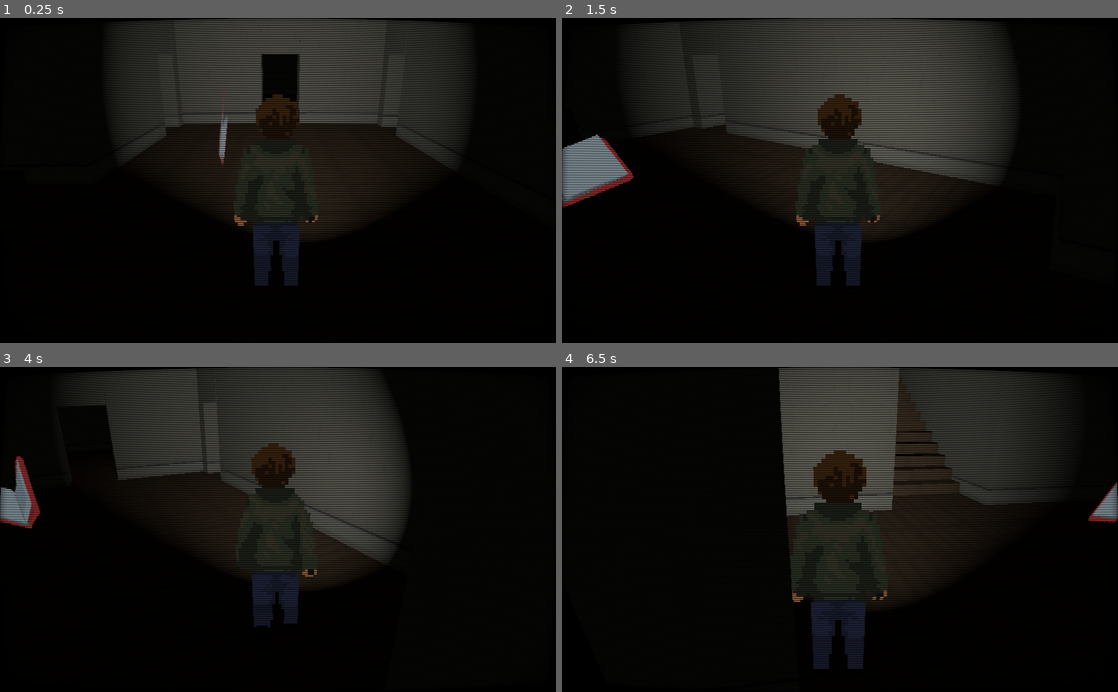
Above: before the commit, frames 1-4 (two rows, left to right).
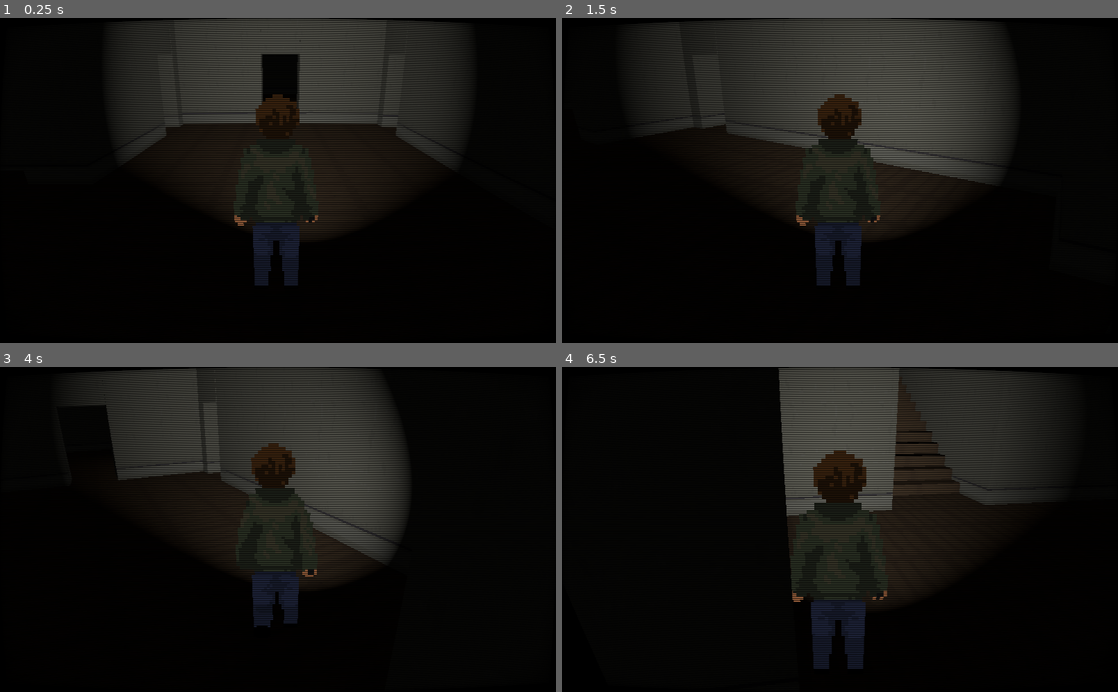
Above: after the commit, the same moments.

Repository: Rumari/GGJ-2021
Game: Godot game, scene res://levels/exploration/exploration.tscn
The game is run twice, just before and just after one commit, with the same random seed, the same clock (stepped at 60 frames per second) and the same inputs.
Inputs:
- Up to frame 1 (0.25 s): no input
- Up to frame 2 (1.5 s): tap Enter (confirm) at 0.5 s; hold D (right) 0.53-1.28 s; hold Enter (confirm) 0.53-1.28 s; hold A (left) from 1.28 s (still down); tap S (behind) at 1.35 s
- Up to frame 3 (4 s): tap Enter (confirm) at 1.55, 2.85, 3.8 s; release A (left) at 2.03 s; hold D (right) 2.03-2.78 s; hold Enter (confirm) 2.03-2.78 s; hold W (forward) 2.78-3.53 s; hold A (left) from 3.53 s (still down); hold S (behind) from 3.53 s (still down)
- Up to frame 4 (6.5 s): release S (behind) at 4.28 s; tap Enter (confirm) at 4.35, 6.05 s; hold Enter (confirm) 5.03-5.78 s; release A (left) at 5.78 s; hold D (right) from 5.78 s (still down); tap S (behind) at 5.85 s

The runs differ from the first frame. In frame 1, 0.1% of the frame differs, in the area x 39-41%, y 22-46%; in frame 2, 1.7%, in the area x 0-13%, y 35-59%; in frame 3, 0.9%; in frame 4, 0.3%.

Commit message:
Added more memories and door interaction

Diff:
--- a/Global.gd
+++ b/Global.gd
@@ -2,12 +2,13 @@
 
 var current_scene = null
 var old_scene = null
+var level = 0
+
 onready var root = get_tree().get_root()
 
 var destroy_on_load = []
 
 func _ready():
-
 	current_scene = root.get_child(root.get_child_count() - 1)
 
 func goto_scene_from_path(path):
@@ -37,3 +38,4 @@
 
 	for np in destroy_on_load:
 		get_node(np).queue_free()
+	destroy_on_load.clear()
--- a/levels/exploration/exploration.gd
+++ b/levels/exploration/exploration.gd
@@ -1,22 +1,30 @@
 extends Spatial
 
+const Text = preload("res://levels/text.tscn")
 
-# Declare member variables here. Examples:
-# var a = 2
-# var b = "text"
+var timer
+var text
 
+func _enter_tree():
+	if Global.level == 4:
+		timer = Timer.new()
+		timer.set_one_shot(true)
+		timer.set_wait_time(1)
+		timer.connect("timeout", self, "_on_Timer_timeout")
+		add_child(timer)
+		timer.start()
 
-# Called when the node enters the scene tree for the first time.
-func _ready():
-	pass # Replace with function body.
+func _on_Timer_timeout():
+	text = Text.instance()
+	text.content = [
+		"[you remember where the key to your bedroom was]",
+		"[...]",
+		"[...]",
+		"[you find the key]"
+	]
+	add_child(text)
+	text.connect("closed", self, "_on_Text_closed")
+	timer.queue_free()
 
-
-# Called every frame. 'delta' is the elapsed time since the previous frame.
-#func _process(delta):
-#	pass
-
-func _on_Interactable_body_entered(body):
-	$Label.show()
-
-func _on_Interactable_body_exited(body):
-	$Label.hide()
+func _on_Text_closed():
+	text.queue_free()
--- a/levels/exploration/exploration.tscn
+++ b/levels/exploration/exploration.tscn
@@ -9,6 +9,8 @@
 [ext_resource path="res://levels/titlescreen/arcadeclassic.tres" type="DynamicFont" id=7]
 [ext_resource path="res://addons/CRT/crt_material.tres" type="Material" id=8]
 [ext_resource path="res://addons/Glitch/glitch_effect.shader" type="Shader" id=9]
+[ext_resource path="res://levels/exploration/exploration.gd" type="Script" id=10]
+[ext_resource path="res://levels/exploration/interactions/door.gd" type="Script" id=11]
 
 [sub_resource type="Environment" id=1]
 ambient_light_color = Color( 1, 1, 1, 1 )
@@ -26,7 +28,8 @@
 shader_param/shake_block_size = 30.5
 shader_param/shake_color_rate = 0.01
 
-[node name="Upstairs" type="Spatial"]
+[node name="Exploration" type="Spatial"]
+script = ExtResource( 10 )
 
 [node name="Map" parent="." instance=ExtResource( 1 )]
 
@@ -40,9 +43,6 @@
 transform = Transform( 0.999919, 0, -0.012758, 0, 1, 0, 0.012758, 0, 0.999919, -15.345, 2.36969, -7.54222 )
 material_override = SubResource( 2 )
 texture = ExtResource( 3 )
-
-[node name="Door" parent="." instance=ExtResource( 4 )]
-transform = Transform( 100, 0, 0, 0, -1.62921e-05, 100, 0, -100, -1.62921e-05, -6.62514, 3.99348, 9.99491 )
 
 [node name="Confirm" type="Label" parent="."]
 visible = false
@@ -82,13 +82,42 @@
 "_edit_use_anchors_": false
 }
 
-[node name="Interactable" parent="." instance=ExtResource( 6 )]
-transform = Transform( 1, 0, 0, 0, 1, 0, 0, 0, 1, -2.70983, 0.274374, 1.02228 )
+[node name="Memory 1" parent="." instance=ExtResource( 6 )]
+transform = Transform( 1, 0, 0, 0, 1, 0, 0, 0, 1, -2.8338, 0.274374, 4.6327 )
 interaction = NodePath("Memory")
 
-[node name="Memory" parent="Interactable" instance=ExtResource( 5 )]
-memory_text = "amet, consectetur adipiscing elit.
-Etiam pellentesque augue sit amet ex imperdiet, a laoreet risus feugiat.
-Duis vel elit lacus. Curabitur tincidunt metus ut ex auctor efficitur.
-Aliquam sed metus quam. Proin eleifend, tellus vel mattis cursus, justo arcu tristique purus, id lobortis diam felis sit amet lectus. Interdum et malesuada fames ac ante ipsum primis in faucibus.
-Sed pulvinar tortor nec maximus fringilla."
+[node name="Memory" parent="Memory 1" instance=ExtResource( 5 )]
+memory_text = "memory one"
+rot_speed = 2.0
+
+[node name="Memory 2" parent="." instance=ExtResource( 6 )]
+transform = Transform( 1, 0, 0, 0, 1, 0, 0, 0, 1, -0.538199, 0.274374, -4.50699 )
+interaction = NodePath("Memory")
+
+[node name="Memory" parent="Memory 2" instance=ExtResource( 5 )]
+memory_text = "memory two"
+rot_speed = 2.0
+
+[node name="Memory 3" parent="." instance=ExtResource( 6 )]
+transform = Transform( 1, 0, 0, 0, 1, 0, 0, 0, 1, -15.2904, 0.98695, -7.1362 )
+interaction = NodePath("Memory")
+
+[node name="Memory" parent="Memory 3" instance=ExtResource( 5 )]
+memory_text = "memory three"
+rot_speed = 2.0
+
+[node name="Memory 4" parent="." instance=ExtResource( 6 )]
+transform = Transform( 1, 0, 0, 0, 1, 0, 0, 0, 1, -9.59945, 0.274374, -7.41808 )
+interaction = NodePath("Memory")
+
+[node name="Memory" parent="Memory 4" instance=ExtResource( 5 )]
+memory_text = "memory four"
+rot_speed = 2.0
+
+[node name="Door" parent="." instance=ExtResource( 6 )]
+transform = Transform( 1, 0, 0, 0, 1, 0, 0, 0, 1, -5.71021, 3.16435, 9.995 )
+interaction = NodePath("Door ")
+
+[node name="Door " parent="Door" instance=ExtResource( 4 )]
+transform = Transform( 100, 0, 0, 0, -1.62921e-05, 100, 0, -100, -1.62921e-05, -0.743294, 0.831736, 0 )
+script = ExtResource( 11 )
--- a/levels/exploration/interactable.gd
+++ b/levels/exploration/interactable.gd
@@ -1,21 +1,16 @@
 extends Area
 
-export(float) var rot_speed
 export(NodePath) var interaction
 
 func _enter_tree():
 	get_parent().get_node("Confirm").hide()
 
-func _process(delta):
-	$Sprite.rotate_y(delta * rot_speed)
-	show()
-
 func _input(event):
 	if event.is_action_pressed("confirm") && len(get_overlapping_bodies()) > 0:
 		get_node(interaction).run()
 
-func show():
-	if len(get_overlapping_bodies()) > 0:
-		get_parent().get_node("Confirm").show()
-	else:
-		get_parent().get_node("Confirm").hide()
+func _on_Interactable_body_entered(body):
+	get_parent().get_node("Confirm").show()
+
+func _on_Interactable_body_exited(body):
+	get_parent().get_node("Confirm").hide()
--- a/levels/exploration/interactable.tscn
+++ b/levels/exploration/interactable.tscn
@@ -1,20 +1,16 @@
-[gd_scene load_steps=4 format=2]
+[gd_scene load_steps=3 format=2]
 
-[ext_resource path="res://icon.png" type="Texture" id=1]
 [ext_resource path="res://levels/exploration/interactable.gd" type="Script" id=2]
 
 [sub_resource type="CylinderShape" id=1]
 radius = 0.5
-height = 1.0
+height = 0.75525
 
 [node name="Interactable" type="Area"]
 script = ExtResource( 2 )
-rot_speed = 1.0
 
 [node name="CollisionShape" type="CollisionShape" parent="."]
 transform = Transform( 1, 0, 0, 0, 1, 0, 0, 0, 1, 0, 0.5, 0 )
 shape = SubResource( 1 )
-
-[node name="Sprite" type="Sprite3D" parent="."]
-transform = Transform( 1, 0, 0, 0, 0.984808, 0.173648, 0, -0.173648, 0.984808, 0, 0.5, 0 )
-texture = ExtResource( 1 )
+[connection signal="body_entered" from="." to="." method="_on_Interactable_body_entered"]
+[connection signal="body_exited" from="." to="." method="_on_Interactable_body_exited"]
--- /dev/null
+++ b/levels/exploration/interactions/door.gd
@@ -0,0 +1,17 @@
+extends StaticBody
+
+#const scene = preload("res://levels/memory/memory.tscn")
+
+func run():
+	if Global.level == 4:
+		print_debug("Enter room")
+	else:
+		print_debug("Cant enter room")
+	#$AnimationPlayer.play("fade")
+
+#func _on_AnimationPlayer_animation_finished(anim_name):
+#	$ColorRect.modulate.a = 0
+#	var s = scene.instance()
+#	s.paragraph = memory_text
+#	s.destroy_on_win = get_parent().get_path()
+#	Global.save_old_and_goto_scene(s)
--- a/levels/exploration/interactions/memory.gd
+++ b/levels/exploration/interactions/memory.gd
@@ -3,9 +3,13 @@
 const scene = preload("res://levels/memory/memory.tscn")
 
 export(String, MULTILINE) var memory_text
+export(float) var rot_speed = 5.0
 
 func run():
 	$AnimationPlayer.play("fade")
+
+func _process(delta):
+	$Sprite.rotate_y(delta * rot_speed)
 
 func _on_AnimationPlayer_animation_finished(anim_name):
 	$ColorRect.modulate.a = 0
--- a/levels/exploration/interactions/memory.tscn
+++ b/levels/exploration/interactions/memory.tscn
@@ -1,6 +1,7 @@
-[gd_scene load_steps=3 format=2]
+[gd_scene load_steps=5 format=2]
 
 [ext_resource path="res://levels/exploration/interactions/memory.gd" type="Script" id=1]
+[ext_resource path="res://icon.png" type="Texture" id=2]
 
 [sub_resource type="Animation" id=1]
 resource_name = "fade"
@@ -17,7 +18,13 @@
 "values": [ Color( 0, 0, 0, 0 ), Color( 0, 0, 0, 1 ) ]
 }
 
-[node name="Memory" type="Node"]
+[sub_resource type="SpatialMaterial" id=2]
+params_cull_mode = 2
+params_use_alpha_scissor = true
+params_alpha_scissor_threshold = 0.98
+albedo_texture = ExtResource( 2 )
+
+[node name="Memory" type="Spatial"]
 script = ExtResource( 1 )
 
 [node name="ColorRect" type="ColorRect" parent="."]
@@ -31,4 +38,13 @@
 
 [node name="AnimationPlayer" type="AnimationPlayer" parent="."]
 anims/fade = SubResource( 1 )
+
+[node name="Sprite" type="Sprite3D" parent="."]
+transform = Transform( 1, 0, 0, 0, 0.984808, 0.173648, 0, -0.173648, 0.984808, 0, 0.5, 0 )
+material_override = SubResource( 2 )
+pixel_size = 0.007
+texture = ExtResource( 2 )
+__meta__ = {
+"_editor_description_": ""
+}
 [connection signal="animation_finished" from="AnimationPlayer" to="." method="_on_AnimationPlayer_animation_finished"]
--- a/levels/memory/memory.gd
+++ b/levels/memory/memory.gd
@@ -100,6 +100,7 @@
 	started = true
 
 func _on_Text_closed():
+	Global.level += 1
 	$AnimationPlayer.play_backwards("fade")
 
 func _on_Player_game_over():
Not shown: 1 places in levels/exploration/exploration.tscn that only renumber resources
